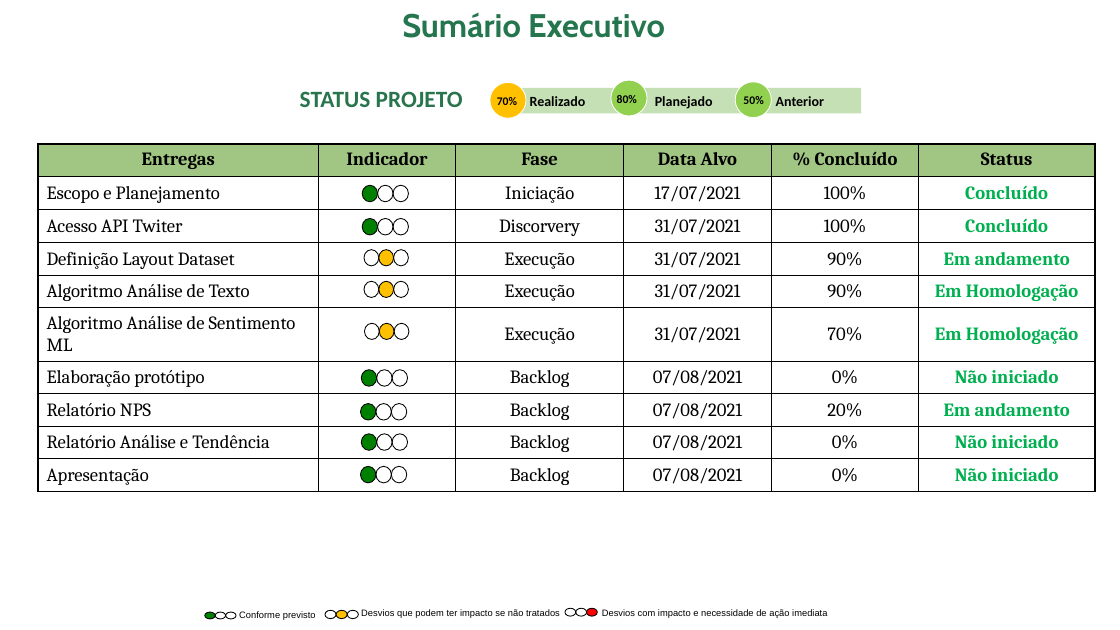
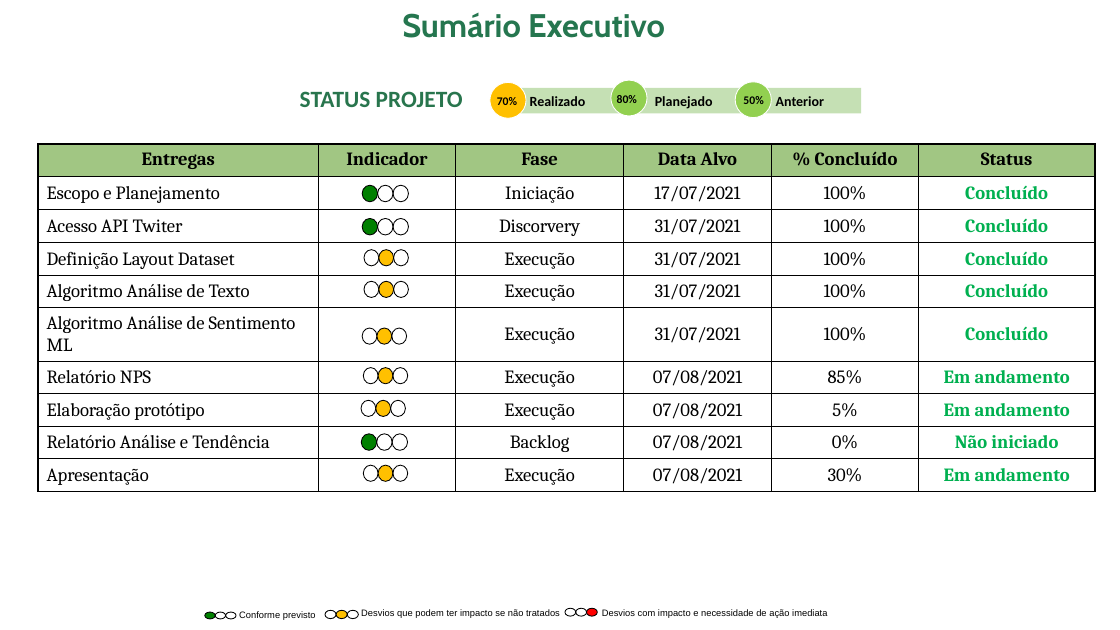
Before and after one commit to OseiasBeu/TCC_Dta_Science, a slide deck: slide 8 of Análise de Texto.pptx. Drawn at 1120x630 pixels with LibreOffice and Linux fonts; fonts in the diff are those of the drawing; background and template pictures are left out. Boxes give left, top, right and bottom in pixels: in the first picture for what was removed or moved away, otherwise in the second. Text is boxed around its words. In the diff, an @@ line names an element or a change of style, - is before the commit and + after.

```diff
--- a/Análise de Texto.pptx
+++ b/Análise de Texto.pptx
@@ table at <box>38,145,1095,492</box> @@
-row 4, column 5: 90%
+row 4, column 5: 100%
-row 4, column 6: Em andamento
+row 4, column 6: Concluído
-row 5, column 5: 90%
+row 5, column 5: 100%
-row 5, column 6: Em Homologação
+row 5, column 6: Concluído
-row 6, column 5: 70%
+row 6, column 5: 100%
-row 6, column 6: Em Homologação
+row 6, column 6: Concluído
-row 7: Elaboração protótipo |  | Backlog | 07/08/2021 | 0% | Não iniciado
+row 7: Relatório NPS |  | Execução | 07/08/2021 | 85% | Em andamento
-row 8: Relatório NPS |  | Backlog | 07/08/2021 | 20% | Em andamento
+row 8: Elaboração protótipo |  | Execução | 07/08/2021 | 5% | Em andamento
-row 10: Apresentação |  | Backlog | 07/08/2021 | 0% | Não iniciado
+row 10: Apresentação |  | Execução | 07/08/2021 | 30% | Em andamento
@@ ellipse: place and size @@
-ellipse at <box>376,403,392,420</box>
+ellipse at <box>362,329,377,344</box>
@@ fill #008000 to #FFC000 in 3 elements at <box>378,465,393,481</box>, <box>378,368,393,384</box>, <box>377,329,392,344</box> @@
@@ ellipse: place and size @@
-ellipse at <box>360,403,376,420</box>
+ellipse at <box>377,329,392,344</box>
@@ ellipse: place and size @@
-ellipse at <box>392,403,407,420</box>
+ellipse at <box>392,329,407,344</box>
@@ ellipse: place and size @@
-ellipse at <box>376,370,392,386</box>
+ellipse at <box>364,368,379,384</box>
@@ ellipse: place and size @@
-ellipse at <box>361,370,376,386</box>
+ellipse at <box>378,368,393,384</box>
@@ 3 ellipses: place and size @@
-3 ellipses at <box>365,323,409,339</box>
+3 ellipses at <box>361,401,406,417</box>
@@ ellipse: place and size @@
-ellipse at <box>376,466,392,483</box>
+ellipse at <box>364,465,379,481</box>
@@ ellipse: place and size @@
-ellipse at <box>360,466,376,483</box>
+ellipse at <box>378,465,393,481</box>
```
Also in this commit, not shown: 3 other slides changed, 5 other files.
